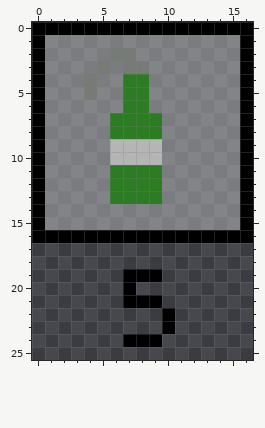
Two states of a pixel-art sprite, assets/images/molotov-off.png. The picture above was drawn from the file before the commit.
The file is 17x26 pixels.
After:
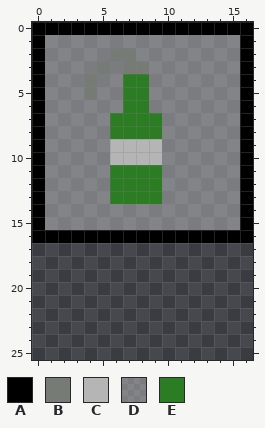
Palette (. is transparent): A #000000  B #767b75  C #b5b5b5  D #ffffff54  E #2b7c23
Edits made:
@@ x 5..12 @@
 18 ........
-19 ..AAA...
-20 ..A.....
-21 ..AAA...
-22 .....A..
-23 .....A..
-24 ..AAA...
+19 ........
+20 ........
+21 ........
+22 ........
+23 ........
+24 ........
 25 ........
Pixel boxes of the changes (left, top, right, bottom) in both pictures:
erased: (123, 269, 175, 347)
